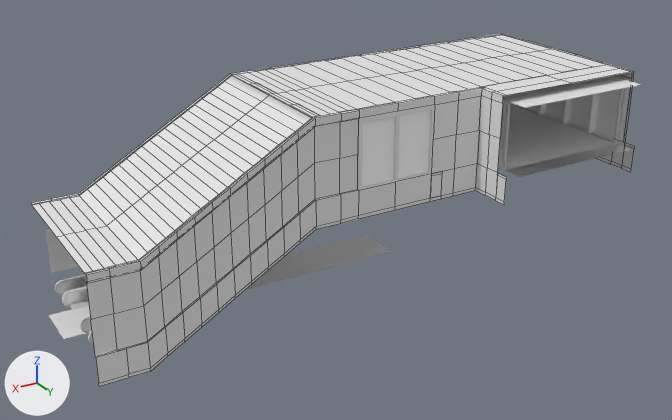
Two versions of the FBX model models/airport gates/AirportGangway_L0_LAngle.fbx, one commit apart.
Before and after are seen from a camera (50 mm lens) standing at (46.5, -112.3, 26.8) and looking at (23.7, -150.3, 7.8). Arrows for +X, +Y and +Z are at lower left; the lights stay in place. The first picture is the older version. Mesh edges are drawn as thin lines on the coarser meshes. Where no turn or scale is listed for an object, it has been applied to the vertices. Vertices at exactly the same position are counted once.

In view in the first picture: '1000 escalator.007', 'gangway exterior.002', 'gangway interior.002' and 1 more.
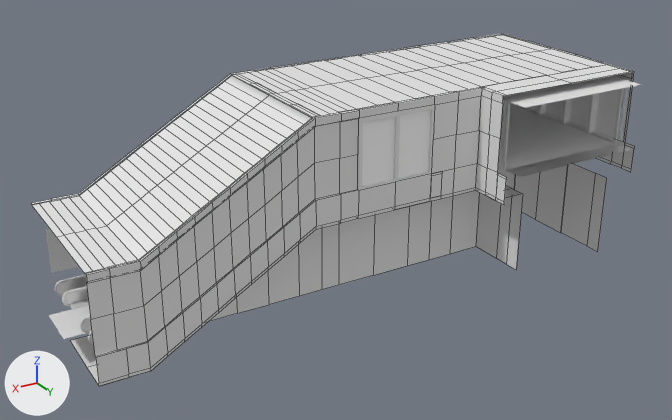
What differs and where, as boxes [x1, y1, x2, y2] in the pictures (672 x 420 px):
part 1 of me_plane_043, added
    after: [70, 186, 522, 385]
part 2 of me_plane_043, added
    after: [498, 164, 607, 252]

Edits to the bpy script that builds the scene:
```text
Change me_plane_043:
    used by ob_gangway_exterior_002; location = (37.5, -151.82, 0.0)
    verts and faces of me_plane_043; kept vertices keep their numbers, new ones are numbered from 500
    remove me_plane_043.from_pydata(...)  # 500 vertices, 320 faces; spans x -29.5..0.1, y -4.5..6.8, z 3.5..14.0
    add me_plane_043.from_pydata(...)  # 572 vertices, 362 faces; spans x -29.5..0.1, y -4.5..6.8, z 3.5..14.0
    me_plane_043 part 1: a new loose piece of 56 vertices spanning x -22.3..0.1, y 0.0..6.1, z 3.5..8.5, in mat_airportconcourse_l0
    me_plane_043 part 2
    add verts[500] = (-27.7, 5.9, 4.1)  # pixel (587, 246)
    add verts[501] = (-27.7, 6.8, 4.1)  # pixel (597, 251)
    add verts[502] = (-27.7, 3.8, 4.1)  # pixel (560, 232)
    add verts[503] = (-27.8, 1.6, 4.1)  # pixel (535, 219)
    add verts[504] = (-27.7, 3.8, 4.1)  # pixel (560, 232)
    add verts[505] = (-27.8, -0.5, 4.1)
    add verts[506] = (-27.8, -0.5, 4.1)
    add verts[507] = (-27.9, -2.7, 4.1)
    add for new, old in zip([*range(508, 516)], [*range(500, 508)]): verts[new] = verts[old] + (0.0, 0.0, 4.4)
    add faces += [(500, 508, 509, 501), (500, 502, 510, 508), (503, 511, 512, 504), (503, 505, 513, 511), (506, 507, 515, 514)]
```
